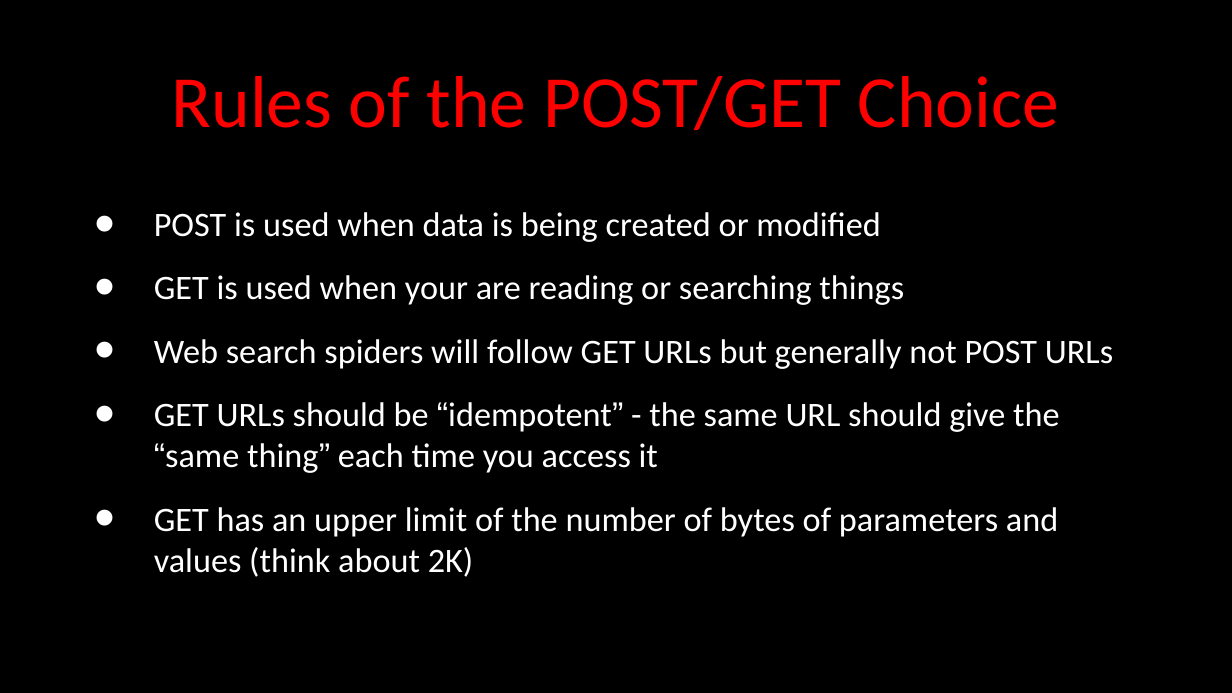
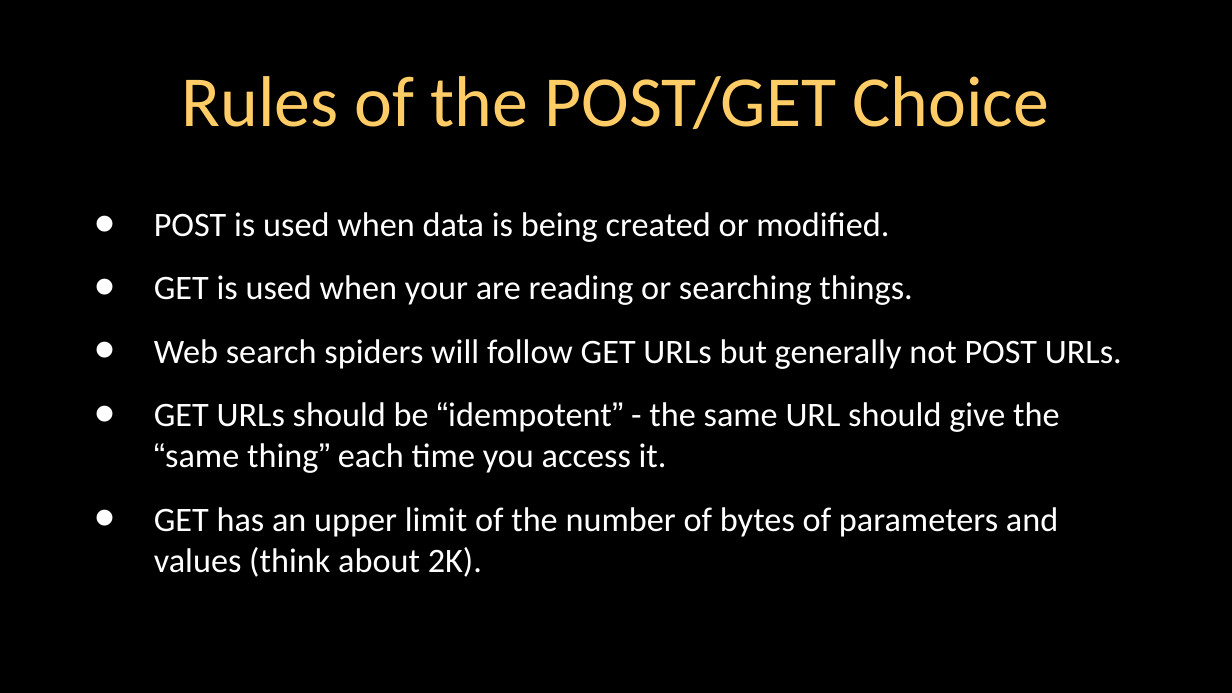
Before and after one commit to csev/wa4e, a slide deck: slide 14 of lectures/PHP-04-Forms.ppt. Drawn at 1232x693 pixels with LibreOffice and Linux fonts; fonts in the diff are those of the drawing. Boxes give left, top, right and bottom in pixels: in the first picture for what was removed or moved away, otherwise in the second. Text is boxed around its words. In the diff, an @@ line names an element or a change of style, - is before the commit and + after.

```diff
--- a/lectures/PHP-04-Forms.ppt
+++ b/lectures/PHP-04-Forms.ppt
@@ title "Rules of the POST/GET Choice" at bbox=[182, 76, 1048, 129]: size 43 to 42 pt, text colour #FF0000 to #FFCC66 @@
@@ text at bbox=[154, 212, 1122, 577]: text changed @@
-• POST is used when data is being created or modified
-• GET is used when your are reading or searching things
-• Web search spiders will follow GET URLs but generally not POST URLs
-• GET URLs should be “idempotent” - the same URL should give the “same thing” each time you access it
-• GET has an upper limit of the number of bytes of parameters and values (think about 2K)
+• POST is used when data is being created or modified.
+• GET is used when your are reading or searching things.
+• Web search spiders will follow GET URLs but generally not POST URLs.
+• GET URLs should be “idempotent” - the same URL should give the “same thing” each time you access it.
+• GET has an upper limit of the number of bytes of parameters and values (think about 2K).
```
Also in this commit, not shown: 45 other slides changed, 3 other files.
